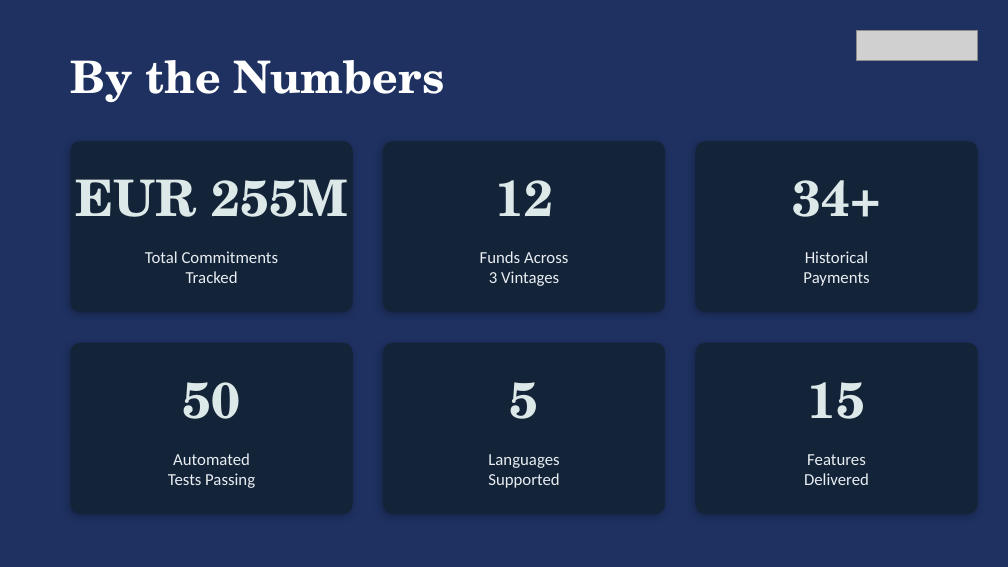
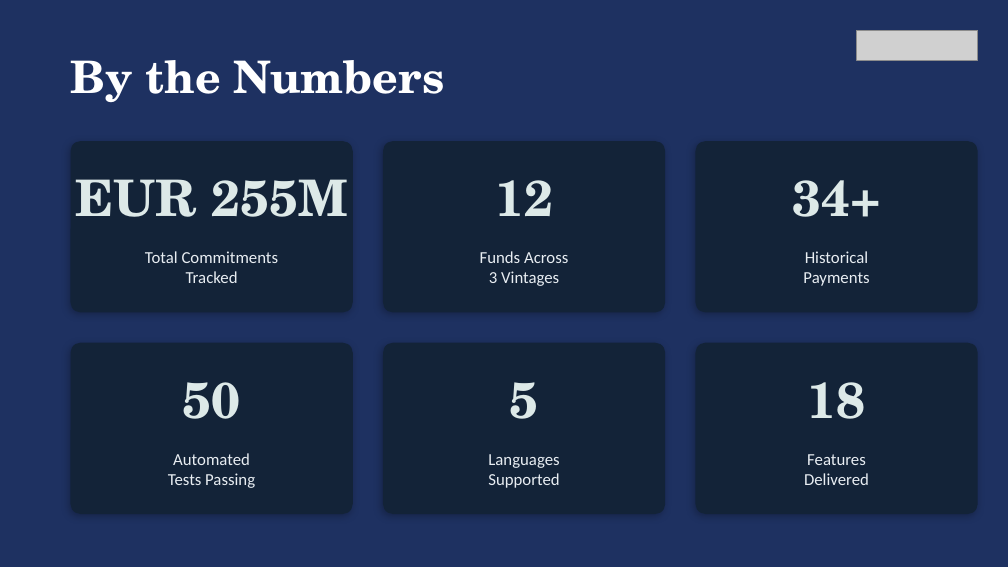
Before and after one commit to SEFICO-23/Sentinel, a slide deck: slide 9 of Project_Sentinel_Presentation.pptx. Drawn at 1008x567 pixels with LibreOffice and Linux fonts; fonts in the diff are those of the drawing; grey boxes stand for pictures. Boxes give left, top, right and bottom in pixels: in the first picture for what was removed or moved away, otherwise in the second. Text is boxed around its words. In the diff, an @@ line names an element or a change of style, - is before the commit and + after.

```diff
--- a/Project_Sentinel_Presentation.pptx
+++ b/Project_Sentinel_Presentation.pptx
@@ text at (808, 382, 866, 419): text changed @@
-15
+18
```
Also in this commit, not shown: 3 other slides changed, 7 other files.
